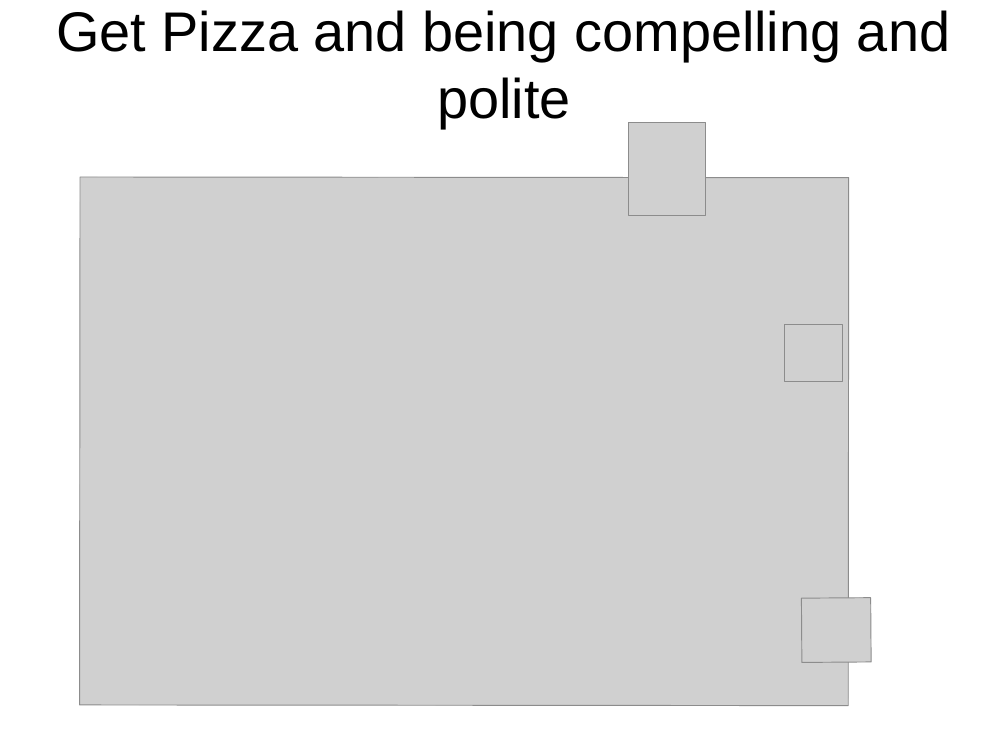
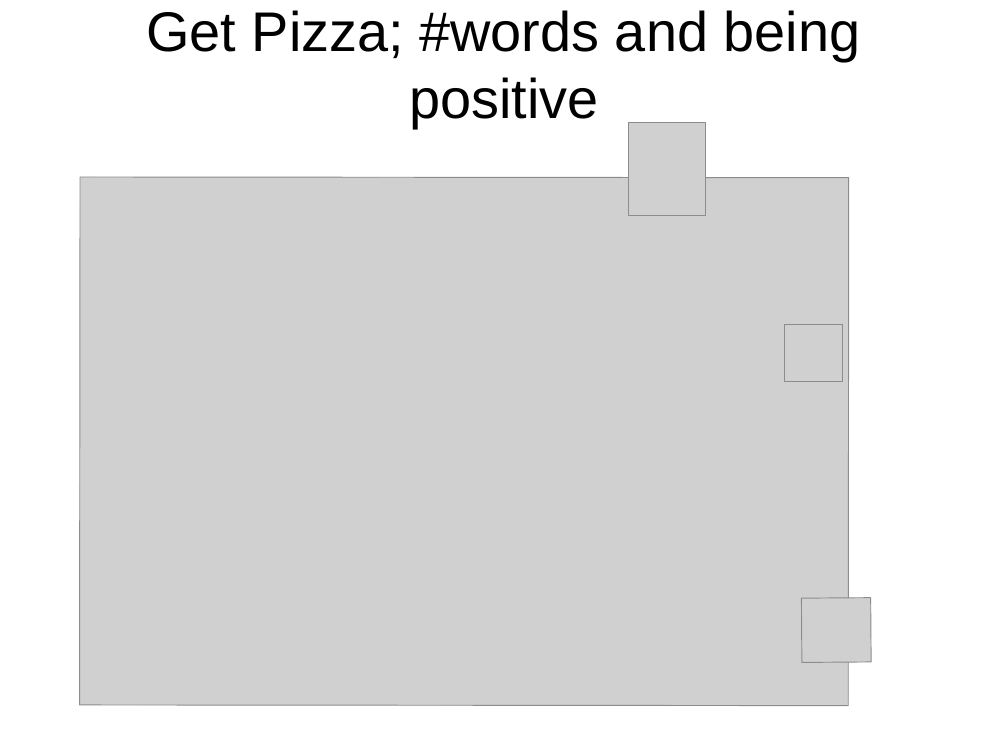
Before and after one commit to leandroohf/raop, a slide deck: slide 7 of doc/pres/pres.odp (slide 9 before the commit). Drawn at 1008x756 pixels with LibreOffice and Linux fonts; fonts in the diff are those of the drawing; grey boxes stand for pictures. Boxes give left, top, right and bottom in pixels: in the first picture for what was removed or moved away, otherwise in the second. Text is boxed around its words. In the diff, an @@ line names an element or a change of style, - is before the commit and + after.

```diff
--- a/doc/pres/pres.odp
+++ b/doc/pres/pres.odp
@@ title at (146,10,861,128): text changed @@
-Get Pizza and being compelling and polite
+Get Pizza; #words and being positive
```
Also in this commit, not shown: 2 other slides changed, 1 slide added, 2 slides removed.
